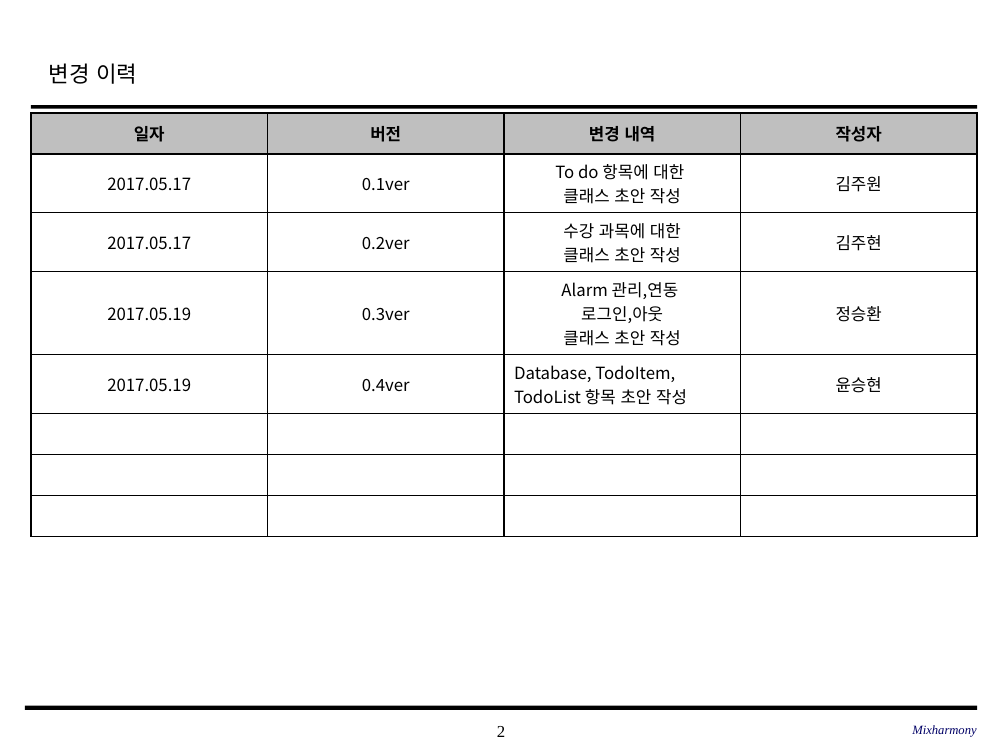
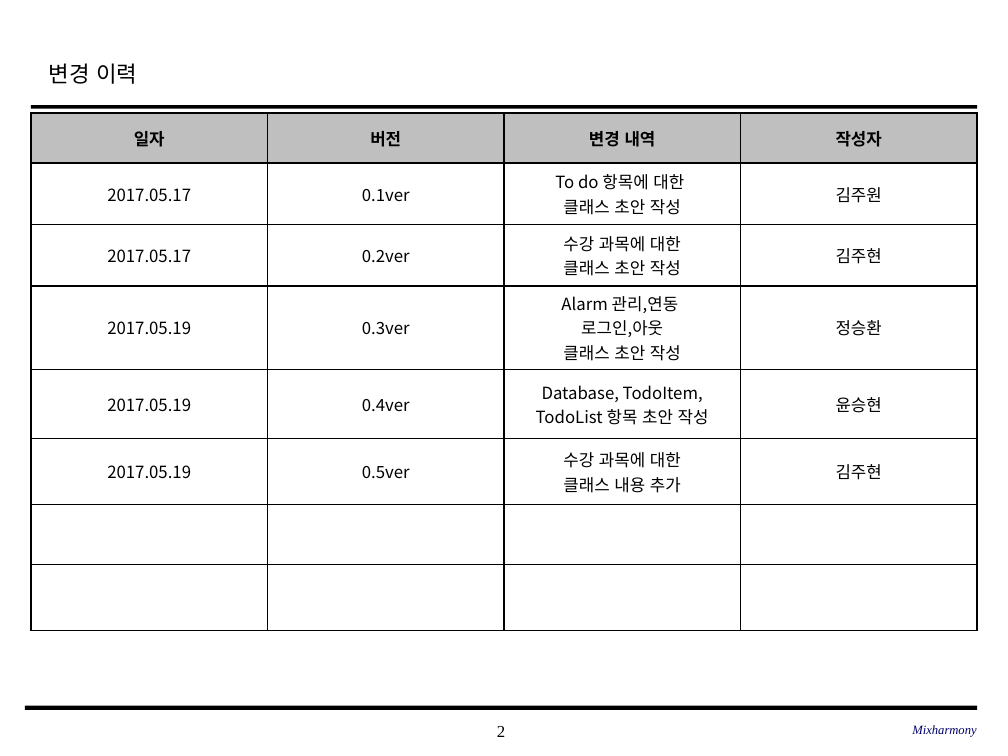
Before and after one commit to SE-admin/SE2017_2_mixharmony, a slide deck: slide 2 of doc/3_ 설계서/Class Design.pptx. Drawn at 1008x756 pixels with LibreOffice and Linux fonts; fonts in the diff are those of the drawing; background and template pictures are left out. Boxes give left, top, right and bottom in pixels: in the first picture for what was removed or moved away, otherwise in the second. Text is boxed around its words. In the diff, an @@ line names an element or a change of style, - is before the commit and + after.

Commit message:
#867 Class Design.pptx (수강 과목에 대한 클래스 내용 추가)

```diff
--- a/doc/3_ 설계서/Class Design.pptx
+++ b/doc/3_ 설계서/Class Design.pptx
@@ table at (x1=31, y1=113, x2=979, y2=629) @@
+row 6: 2017.05.19 | 0.5ver | 수강 과목에 대한 / 클래스 내용 추가 | 김주현
-row 8:  |  |  | 
@@ alignment left to centre @@
```
Also in this commit, not shown: 9 other slides changed.
